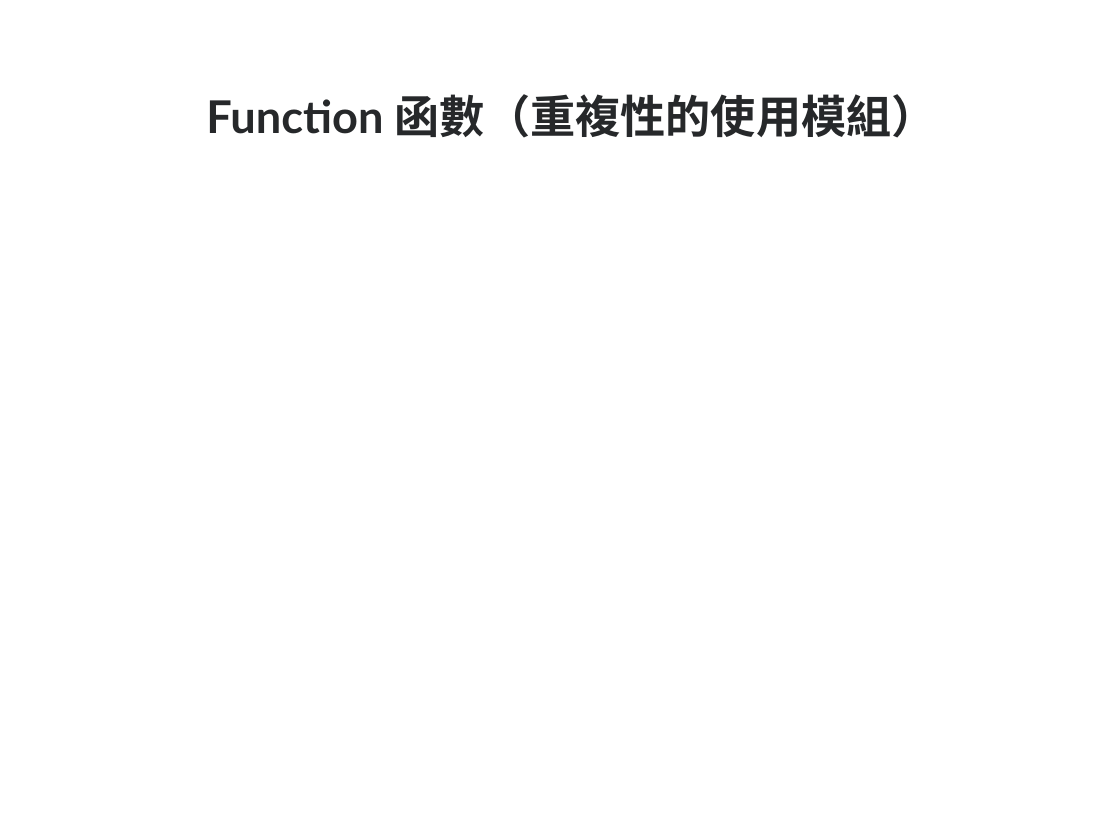
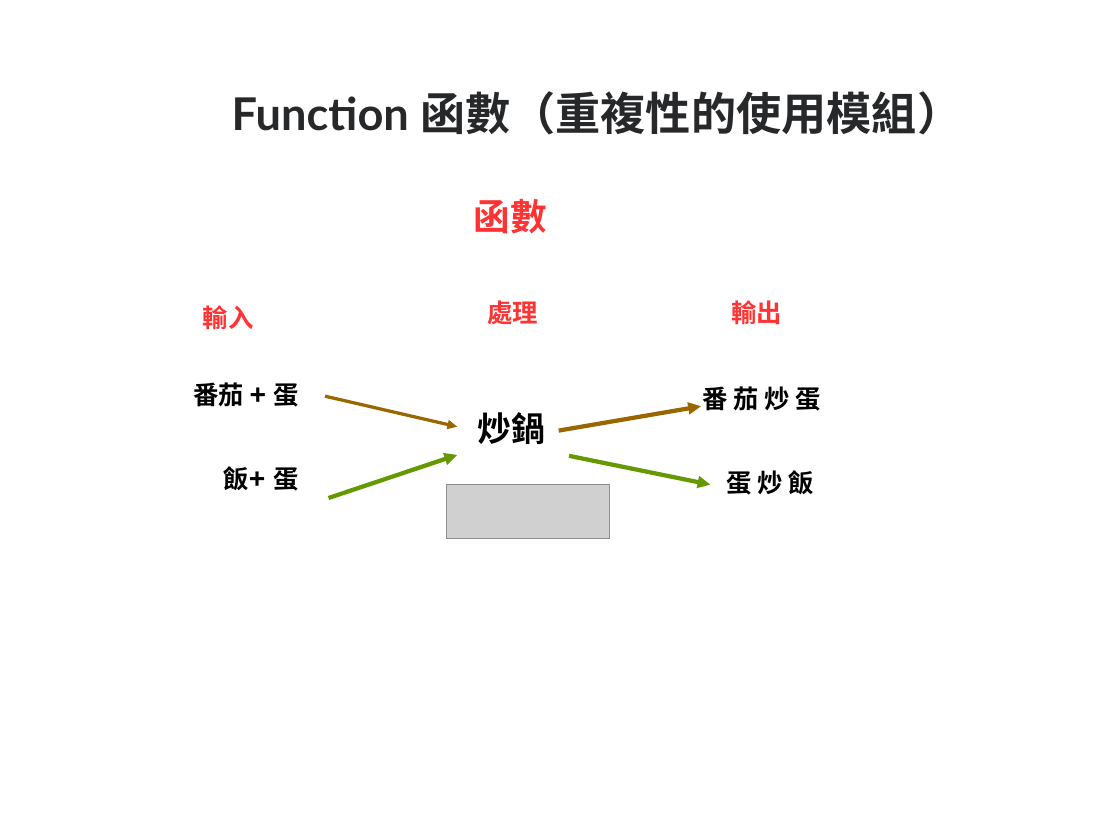
Before and after one commit to kienchen/tungli_ai, a slide deck: slide 8 of Programming/程式邏輯的介紹.ppt. Drawn at 1120x840 pixels with LibreOffice and Linux fonts; fonts in the diff are those of the drawing; grey boxes stand for pictures. Boxes give left, top, right and bottom in pixels: in the first picture for what was removed or moved away, otherwise in the second. Text is boxed around its words. In the diff, an @@ line names an element or a change of style, - is before the commit and + after.

```diff
--- a/Programming/程式邏輯的介紹.ppt
+++ b/Programming/程式邏輯的介紹.ppt
@@ title "Function 函數（重複性的使用模組）": place and size @@
-title "Function 函數（重複性的使用模組）" at (206, 94, 937, 138)
+title "Function 函數（重複性的使用模組）" at (232, 91, 962, 135)
@@ title "Function 函數（重複性的使用模組）" at (232, 91, 962, 135): indent changed @@
@@ text added at (473, 199, 546, 234), 26 pt, text #FF3333, bold @@
+函數
@@ text added at (203, 305, 254, 330), 18 pt, text #FF3333, bold @@
+輸入
@@ text added at (487, 300, 538, 324), 18 pt, text #FF3333, bold @@
+處理
@@ text added at (732, 300, 783, 325), 18 pt, text #FF3333, bold @@
+輸出
@@ text added at (193, 382, 299, 407), 18 pt, text #000000, bold @@
+番茄 + 蛋
@@ text added at (702, 386, 821, 411), 18 pt, text #000000, bold @@
+番 茄 炒 蛋
@@ arrow added from (325, 396) to (457, 427), #996600 2.3 pt @@
@@ text added at (477, 412, 545, 444), 24 pt, text #000000, bold @@
+炒鍋
@@ arrow added from (559, 431) to (701, 407), #996600 3 pt @@
@@ text added at (223, 466, 298, 491), 18 pt, text #000000, bold @@
+飯+ 蛋
@@ arrow added from (328, 498) to (457, 455), #669900 3 pt @@
@@ arrow added from (569, 456) to (710, 485), #669900 3 pt @@
@@ text added at (726, 470, 814, 495), 18 pt, text #000000, bold @@
+蛋 炒 飯
@@ picture added at (447, 485, 610, 539) @@
```
Also in this commit, not shown: 5 other slides changed, 1 slide added, 1 slide removed.
